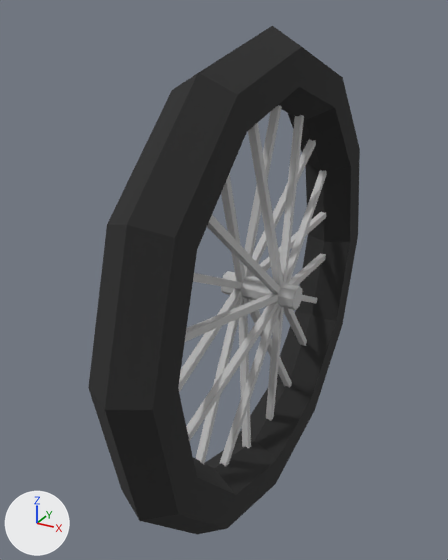
An edit to the FBX model Idiots On A Bike/Assets/Art/Floris/Rear_Wheel.fbx, drawn before and after from the same camera.
One viewpoint serves both versions: a 50 mm lens placed at (0.402, -0.189, 0.842), pointed at (-0.058, 0.645, 0.425). Arrows for +X, +Y and +Z are at lower left; the lights stay in place. Where no turn or scale is listed for an object, it has been applied to the vertices.

The scene before the commit, as lines of its bpy script (objects in view):
```python
me_torus_003 = bpy.data.meshes.new('Torus.003')
me_torus_003.from_pydata(...)  # 248 vertices, 162 faces; spans x -0.066..0.066, y -0.409..0.409, z -0.409..0.409
# faces by material slot: [90, 72]
me_torus_003.materials.append(mat_spokes)  # grey #bcbcbc
me_torus_003.materials.append(mat_tires)  # black #272727
ob_rear_wheel = bpy.data.objects.new('Rear Wheel', me_torus_003)
ob_rear_wheel.location = (0.0, 0.669, 0.409)
```
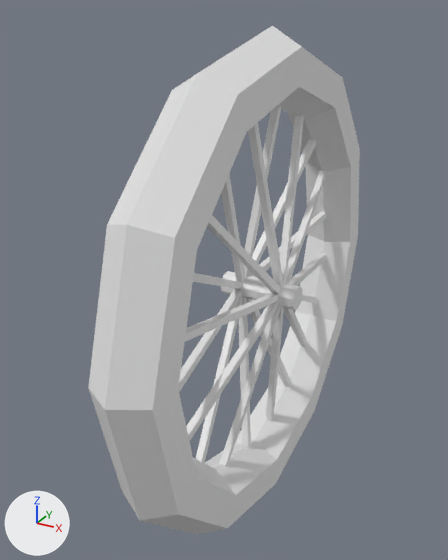
Location of each change, (x1, y1, x2, y2) in pixels of the pictures (448 x 560 px):
part 1 of me_torus_003, recoloured: (178, 105, 327, 466) in both
part 2 of me_torus_003, recoloured (black to grey): (88, 26, 360, 535) in both

Patch to the scene script:
```diff
--- a/Idiots On A Bike/Assets/Art/Floris/Rear_Wheel.fbx.py
+++ b/Idiots On A Bike/Assets/Art/Floris/Rear_Wheel.fbx.py
@@ me_torus_003 @@
 me_torus_003.from_pydata(...)  # 248 vertices, 162 faces; spans x -0.066..0.066, y -0.409..0.409, z -0.409..0.409
 # used by ob_rear_wheel; location = (0.0, 0.669, 0.409)
+# me_torus_003 part 1: all 90 faces that had it switch from mat_spokes (grey #bcbcbc) to no material
+# me_torus_003 part 2: all 72 faces that had it switch from mat_tires (black #272727) to no material
```
